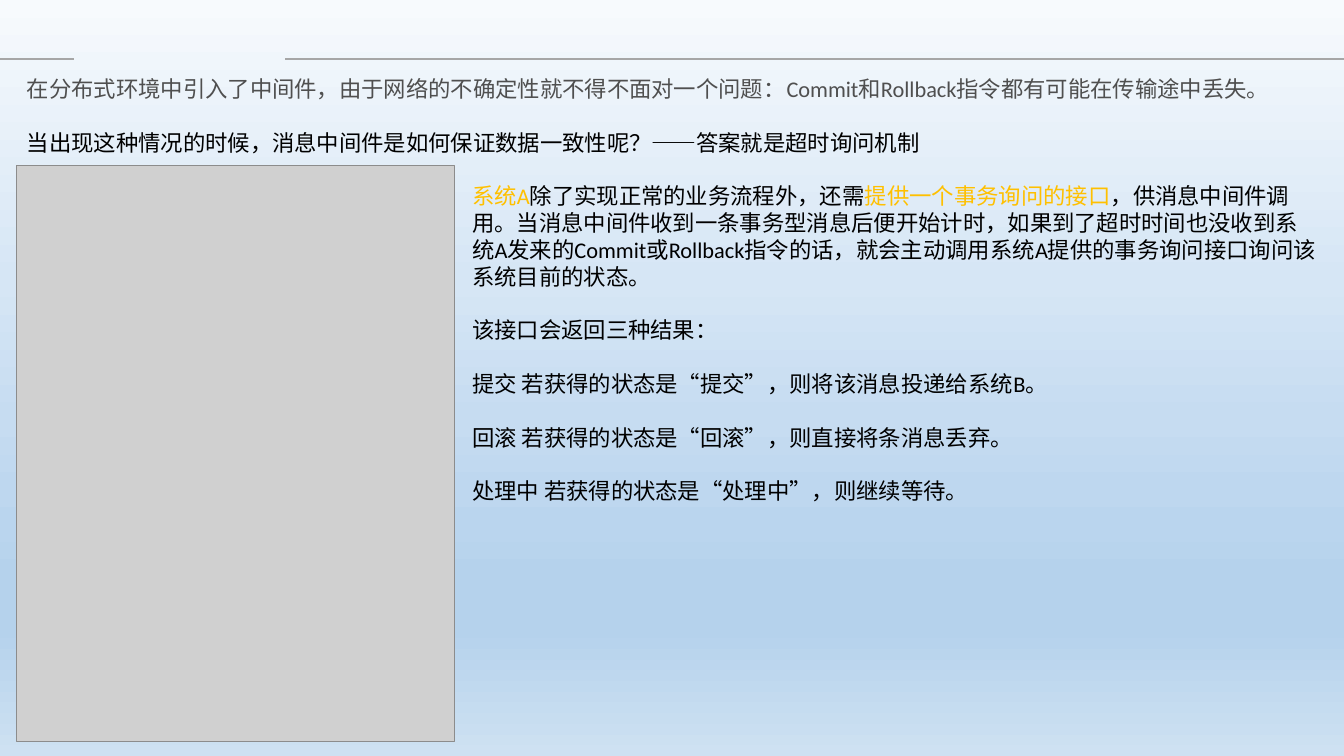
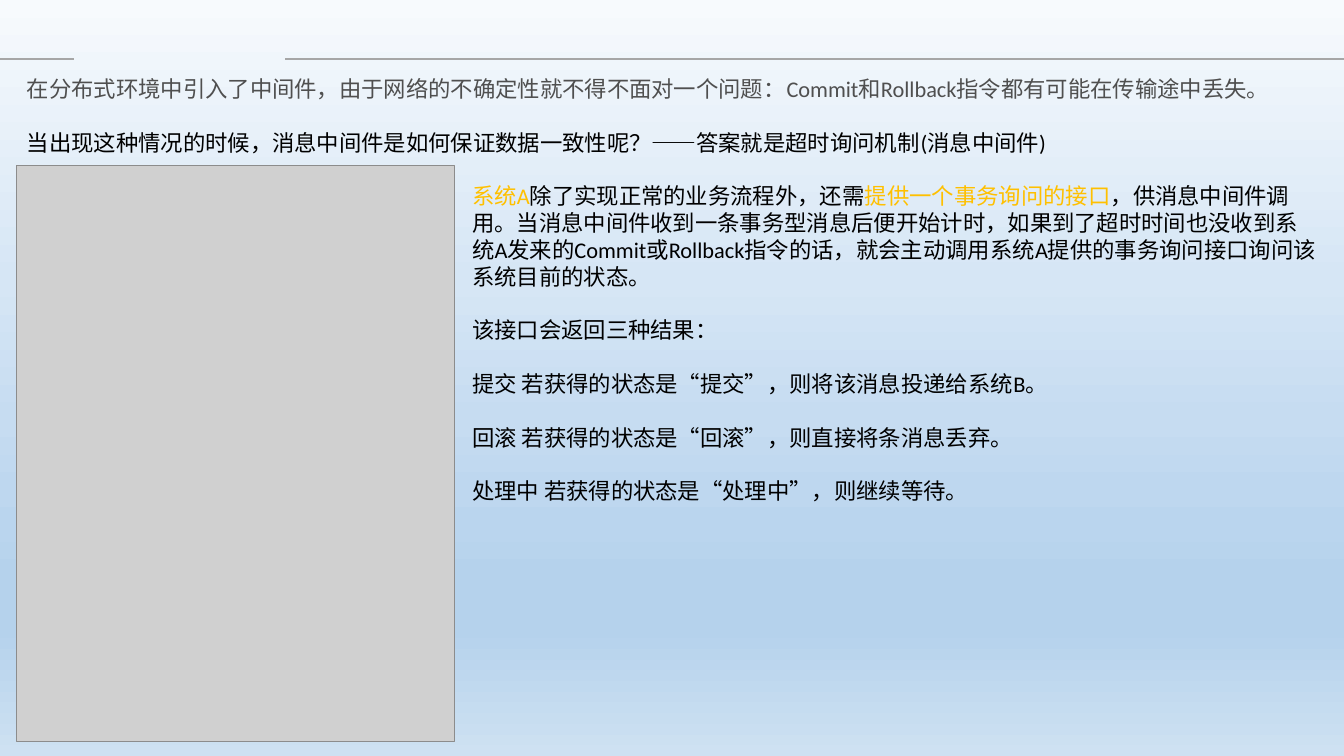
Before and after one commit to Heffie199/zhao_Note, a slide deck: slide 6 of 分布式事务的解决方案 .pptx. Drawn at 1344x756 pixels with LibreOffice and Linux fonts; fonts in the diff are those of the drawing; grey boxes stand for pictures; background and template pictures are left out. Boxes give left, top, right and bottom in pixels: in the first picture for what was removed or moved away, otherwise in the second. Text is boxed around its words. In the diff, an @@ line names an element or a change of style, - is before the commit and + after.

```diff
--- a/分布式事务的解决方案 .pptx
+++ b/分布式事务的解决方案 .pptx
@@ text at (27,132,1046,154): text changed @@
-当出现这种情况的时候，消息中间件是如何保证数据一致性呢？——答案就是超时询问机制
+当出现这种情况的时候，消息中间件是如何保证数据一致性呢？——答案就是超时询问机制(消息中间件)
```
Also in this commit, not shown: 4 other slides changed, 1 other file.
